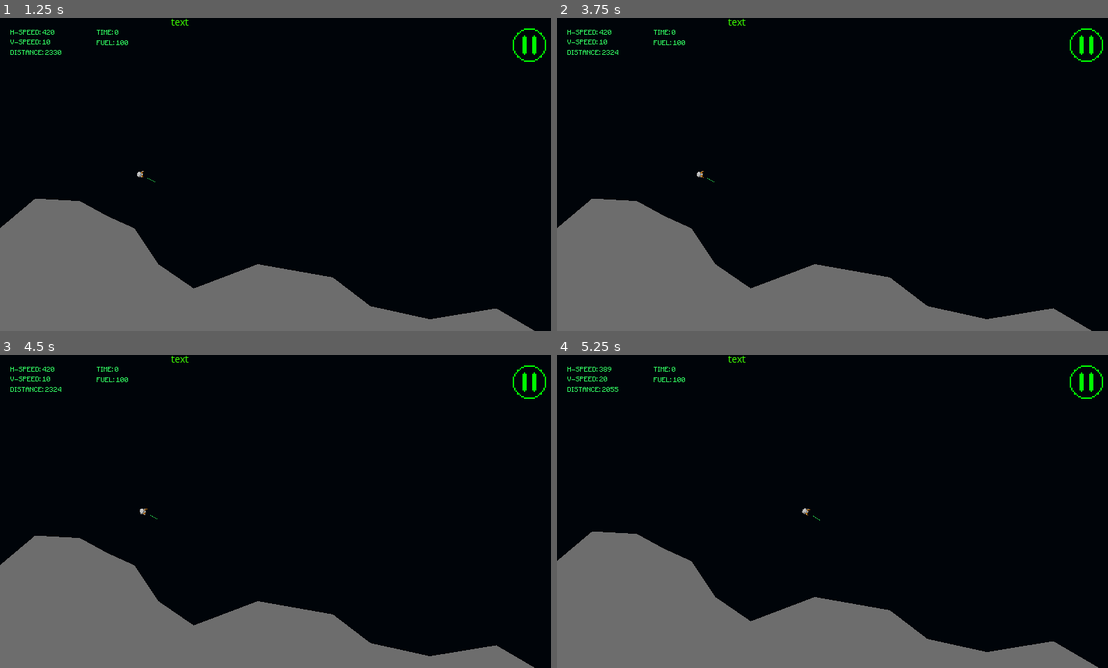
Above: before the commit, frames 1-4 (two rows, left to right).
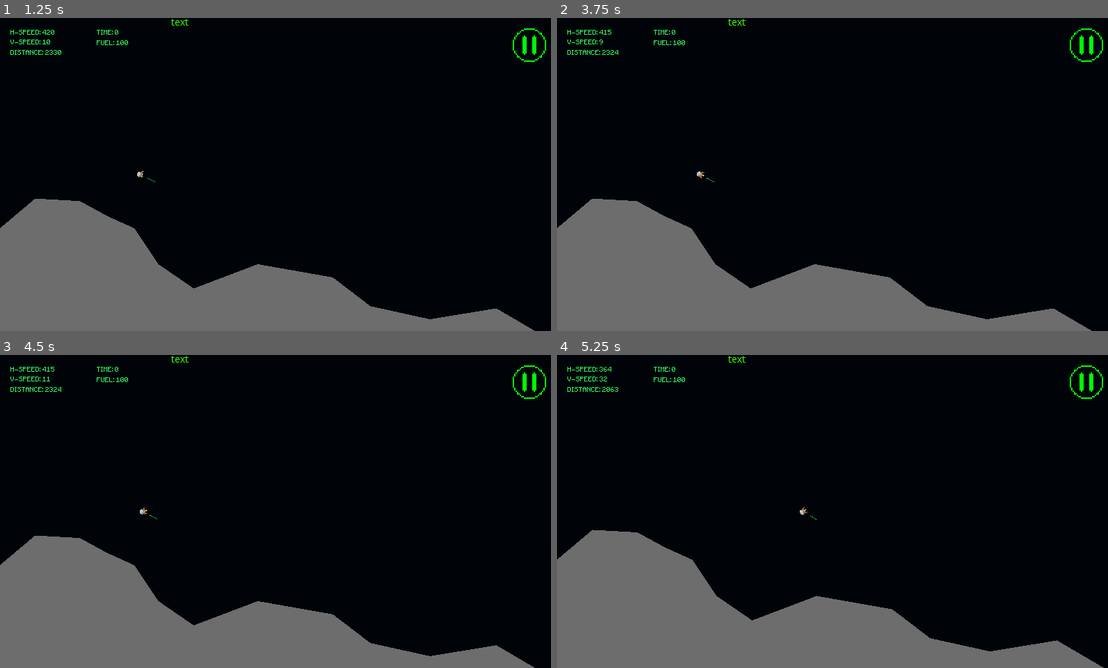
Above: after the commit, the same moments.

Repository: carlosebmachado-games/MoonLander
Game: Godot game, scene res://scenes/menus/main_menu.tscn
Two runs of this game, one before a commit and one after it. Both use one fixed random seed, a clock stepped at 60 frames per second and the inputs below.
Inputs (mouse positions are in pixels of both pictures, inside the frame that each line leads up to):
- Up to frame 1 (1.25 s): click (281, 180) at 0.5 s
- Up to frame 2 (3.75 s): click (1085, 46) at 1.25 s; click (849, 224) at 2 s; tap Enter (ui_accept) at 2.75, 3.02 s; move the mouse to (959, 158) at 2.77 s; hold D (player_right) 2.78-3.53 s; click (959, 158) at 2.92 s; move the mouse to (722, 190) at 3.52 s; hold A (player_left) from 3.53 s (still down)
- Up to frame 3 (4.5 s): tap Enter (ui_accept) at 3.77 s; move the mouse to (336, 442) at 4.27 s; release A (player_left) at 4.28 s; hold D (player_right) from 4.28 s (still down)
- Up to frame 4 (5.25 s): keep holding D (player_right); move the mouse to (804, 574) at 5.02 s; click (804, 574) at 5.17 s

Frame 1 is identical in both runs. In frame 2, less than 0.1% of the frame differs, in the area x 1-95%, y 3-98%; in frame 3, less than 0.1%; in frame 4, 0.5%, in the area x 0-100%, y 3-100%.

Commit message:
input test

Diff:
--- a/src/scenes/prefabs/lander.gd
+++ b/src/scenes/prefabs/lander.gd
@@ -30,9 +30,9 @@
 	for ap in get_tree().get_nodes_in_group("arrival_point"):
 		reach_point_position = ap.position
 
-func fake_touch(index, position):
+func fake_touch(position):
 	var ev = InputEventScreenTouch.new()
-	ev.set_index(index)#BUTTON_LEFT)
+	#ev.set_index(index)#BUTTON_LEFT)
 	ev.set_pressed(true)
 	ev.set_position(position)
 	#Input.parse_input_event(ev)
@@ -43,28 +43,22 @@
 func _input(event):
 	# handle touch input
 	if event is InputEventScreenTouch:
-		if event.get_position().x < 400:
-			print('left')
-			var i = event.get_index()
-			if i in input_control:
-				print('enable left')
-				input_left = false
-				input_control.remove(i)
-			else:
-				print('disable left')
-				input_left = true
-				input_control.append(i)
-		else:
-			print('right')
-			var i = event.get_index()
-			if i in input_control:
-				print('enable right')
+		var i = event.get_index()
+		print(i)
+		if i in input_control:
+			if event.get_position().x < 400:
 				input_right = false
 				input_control.remove(i)
 			else:
-				print('disable right')
+				input_left = false
+				input_control.remove(i)
+		else:
+			if event.get_position().x < 400:
 				input_right = true
-				input_control.append(i)
+				input_control.remove(i)
+			else:
+				input_left = true
+				input_control.remove(i)
 
 	# handle debug keyboard input
 #	if Input.is_action_pressed("player_left"):
@@ -78,9 +72,9 @@
 
 func _process(_delta):
 	if Input.is_action_pressed("player_left"):
-		fake_touch(0, Vector2(200, 225))
+		fake_touch(Vector2(200, 225))
 	if Input.is_action_pressed("player_right"):
-		fake_touch(1, Vector2(600, 225))
+		fake_touch(Vector2(600, 225))
 
 	#arrow.set_global_pos(finger_down_pos)
 	if show_arrow:
Not shown, changed: docs/game.html
Not shown, changed: docs/game.pck
